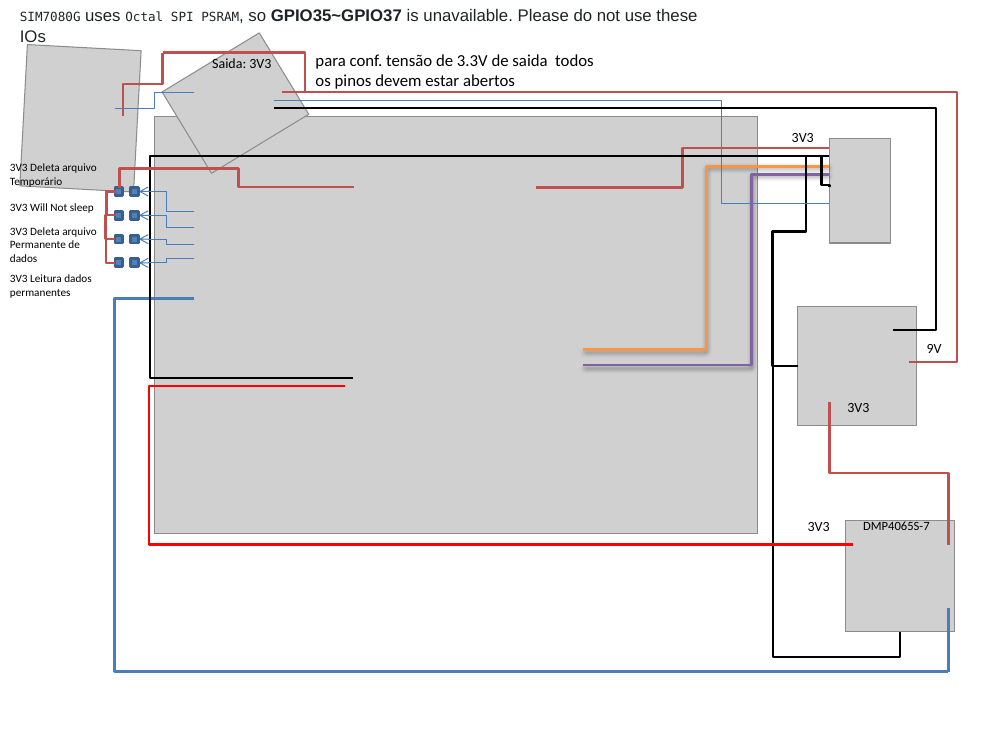
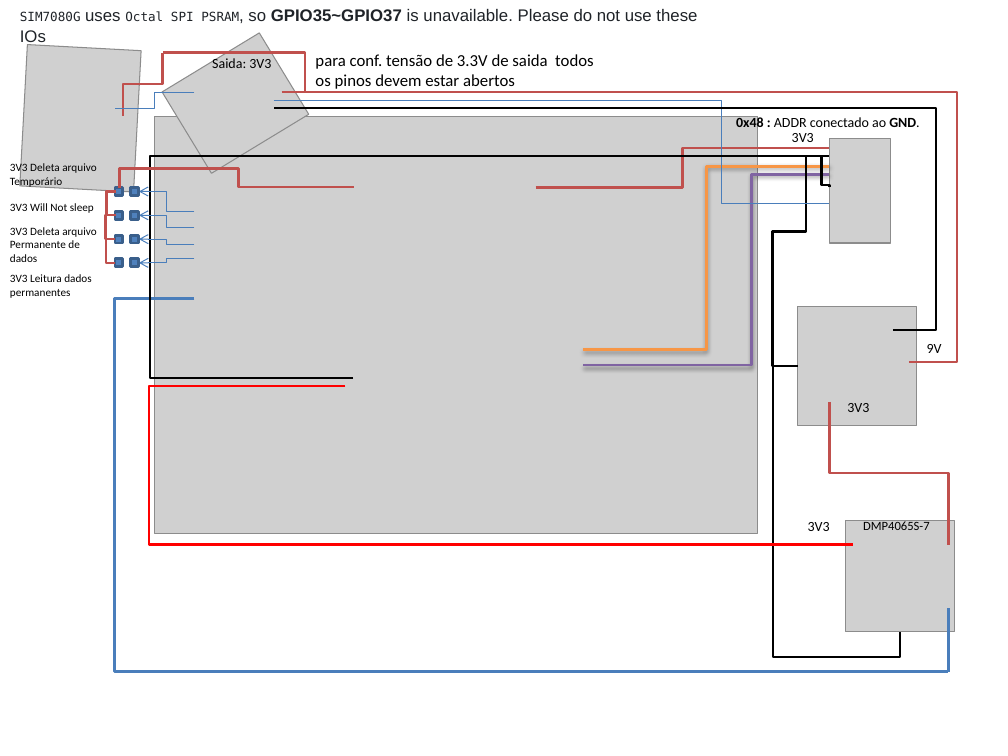
Before and after one commit to FerdinandoCrispino/Lilygo-SIM7080G, a slide deck: slide 1 of ligacaoLilygo.pptx. Drawn at 1008x756 pixels with LibreOffice and Linux fonts; fonts in the diff are those of the drawing; grey boxes stand for pictures. Boxes give left, top, right and bottom in pixels: in the first picture for what was removed or moved away, otherwise in the second. Text is boxed around its words. In the diff, an @@ line names an element or a change of style, - is before the commit and + after.

```diff
--- a/ligacaoLilygo.pptx
+++ b/ligacaoLilygo.pptx
@@ text added at (736,115,919,131), 10 pt, text #000000 @@
+0x48 : ADDR conectado ao GND.
```
Also in this commit, not shown: 1 other slide changed, 6 slides added.
